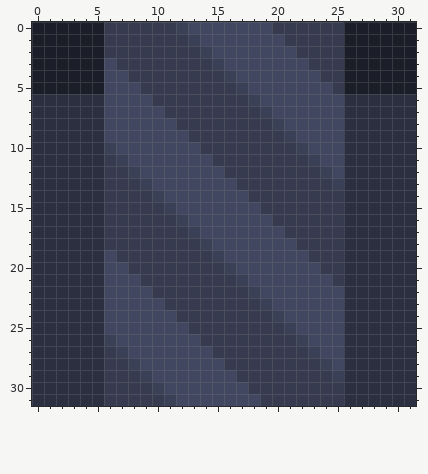
Edited in one commit: pixel-art sprite (core/assets/door/door_locked_vertikal_up-01.png). The picture above is the old version.
The file is 32x32 pixels. Colours within 5 levels of each other are drawn and written as one.
After:
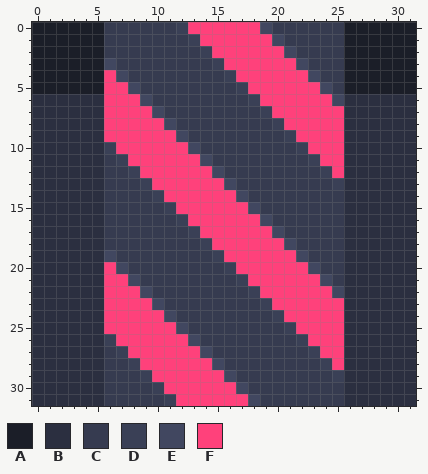
Palette (. is transparent): A #1b1e28  B #2b2f40  C #363b50  D #3a4056  E #414760  F #ff417b
What changed:
Colour F replaces colour E in row 0 at x 13 to 18; in row 1 at x 14 to 19; in row 2 at x 15 to 20; in row 3 at x 16 to 21; in row 4 at x 6 and 17 to 22; in row 5 at x 6 to 7 and 18 to 23.
Colour F replaces colour E in row 6 at x 6 to 8 and 19 to 24; in row 7 at x 6 to 9 and 20 to 25; in row 8 at x 6 to 10 and 21 to 25; in row 9 at x 6 to 11 and 22 to 25; in row 10 at x 7 to 12 and 23 to 25; in row 11 at x 8 to 13 and 24 to 25.
Colour F replaces colour E in row 12 at x 9 to 14 and 25; in row 13 at x 10 to 15; in row 14 at x 11 to 16; in row 15 at x 12 to 17; in row 16 at x 13 to 18; in row 17 at x 14 to 19.
Colour F replaces colour E in row 18 at x 15 to 20; in row 19 at x 16 to 21; in row 20 at x 6 and 17 to 22; in row 21 at x 6 to 7 and 18 to 23; in row 22 at x 6 to 8 and 19 to 24; in row 23 at x 6 to 9 and 20 to 25.
Colour F replaces colour E in row 24 at x 6 to 10 and 21 to 25; in row 25 at x 6 to 11 and 22 to 25; in row 26 at x 7 to 12 and 23 to 25; in row 27 at x 8 to 13 and 24 to 25; in row 28 at x 9 to 14 and 25; in row 29 at x 10 to 15.
Colour F replaces colour E in row 30 at x 11 to 16; in row 31 at x 12 to 17.
Changed places in both pictures, as pixel boxes (x1, y1, x2, y2):
changed: (104, 22, 344, 406)
